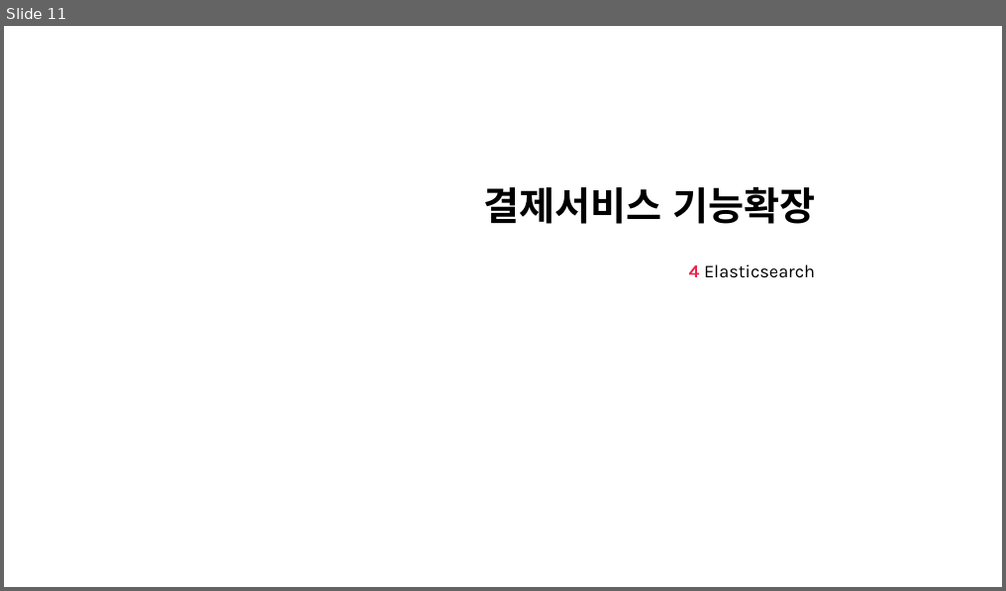
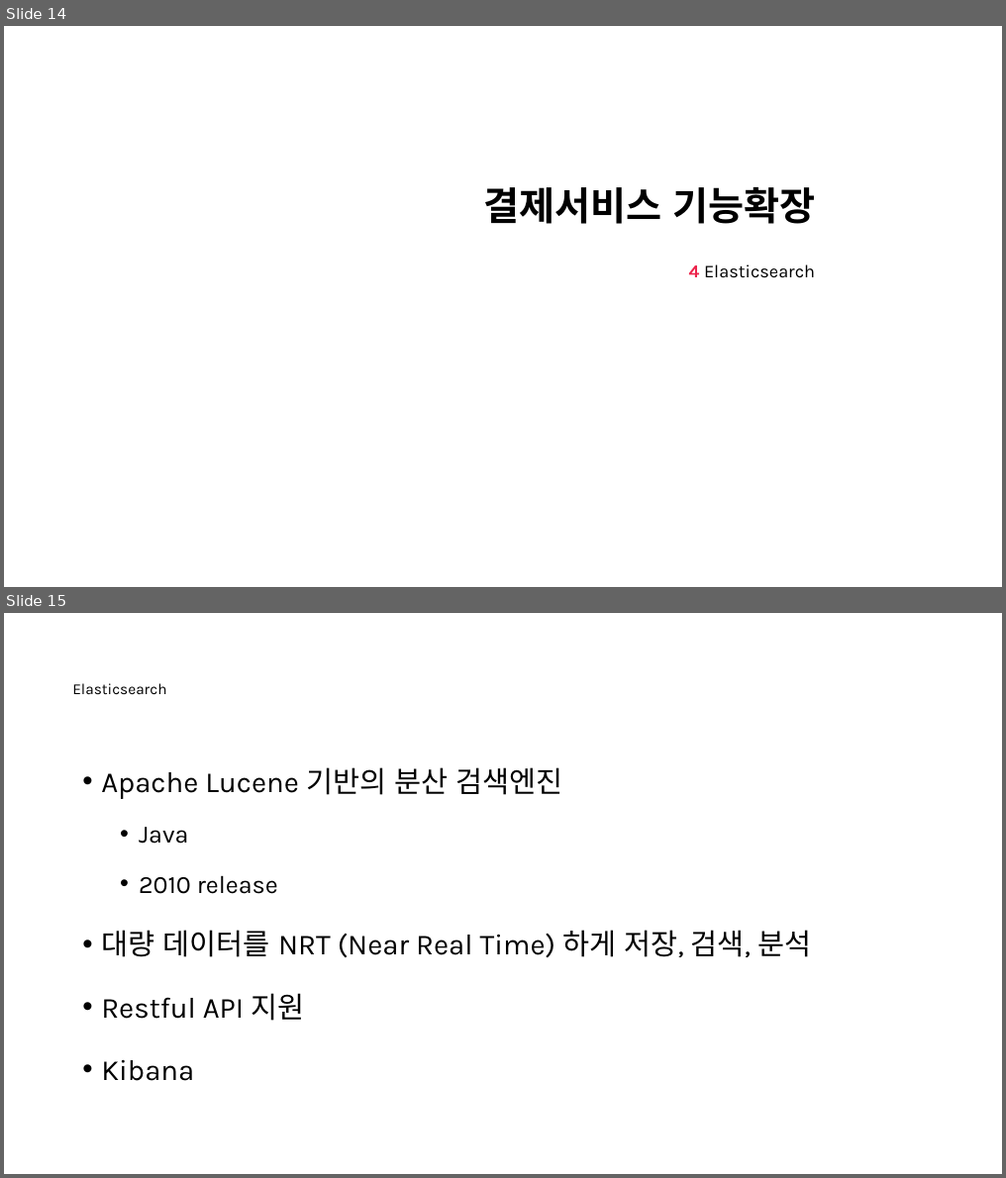
Before and after one commit to nayasis/fastcampus-hyper-webflux, a slide deck: 99.ppt/[Ch4-8. 결제 서비스 기능확장.pptx. Shown one above the other, each under a label of ours: slide 11 before the commit, slides 14 and 15 after it. The pictures are 1006x591 and 1006x1178 pixels, drawn with LibreOffice and Linux fonts; fonts in the diff are those of the drawing; background and template pictures are left out. Boxes give left, top, right and bottom in pixels: in the first picture for what was removed or moved away, otherwise in the second. Text is boxed around its words. In the diff, an @@ line names an element or a change of style, - is before the commit and + after.

```diff
--- a/99.ppt/[Ch4-8. 결제 서비스 기능확장.pptx
+++ b/99.ppt/[Ch4-8. 결제 서비스 기능확장.pptx
@@ slide 15 added at [4, 613, 1002, 1174], background picture (left out) @@
@@ text added at [856, 670, 960, 704], 12 pt, text #FFFFFF, bold @@
+  4.
@@ title added at [72, 683, 166, 694], 11 pt, text #000000 @@
+Elasticsearch
@@ text added at [856, 703, 960, 735], 8 pt, text #FFFFFF @@
+  Elasticsearch
@@ text added at [101, 767, 811, 1081], 21 pt, text #000000 @@
+• Apache Lucene 기반의 분산 검색엔진
+  • Java
+  • 2010 release
+• 대량 데이터를 NRT (Near Real Time) 하게 저장, 검색, 분석
+• Restful API 지원
+• Kibana
@@ what was slide 11 is now slide 14 @@
```
Also in this commit, not shown: 7 slides changed, 9 other slides added.
